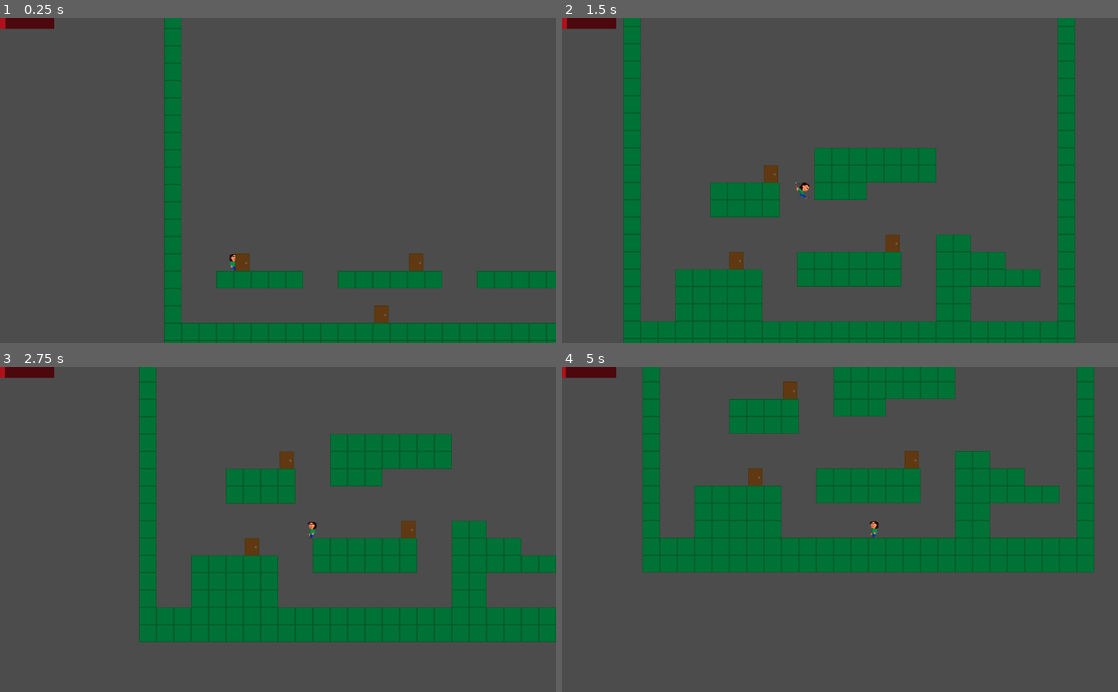
Above: before the commit, frames 1-4 (two rows, left to right).
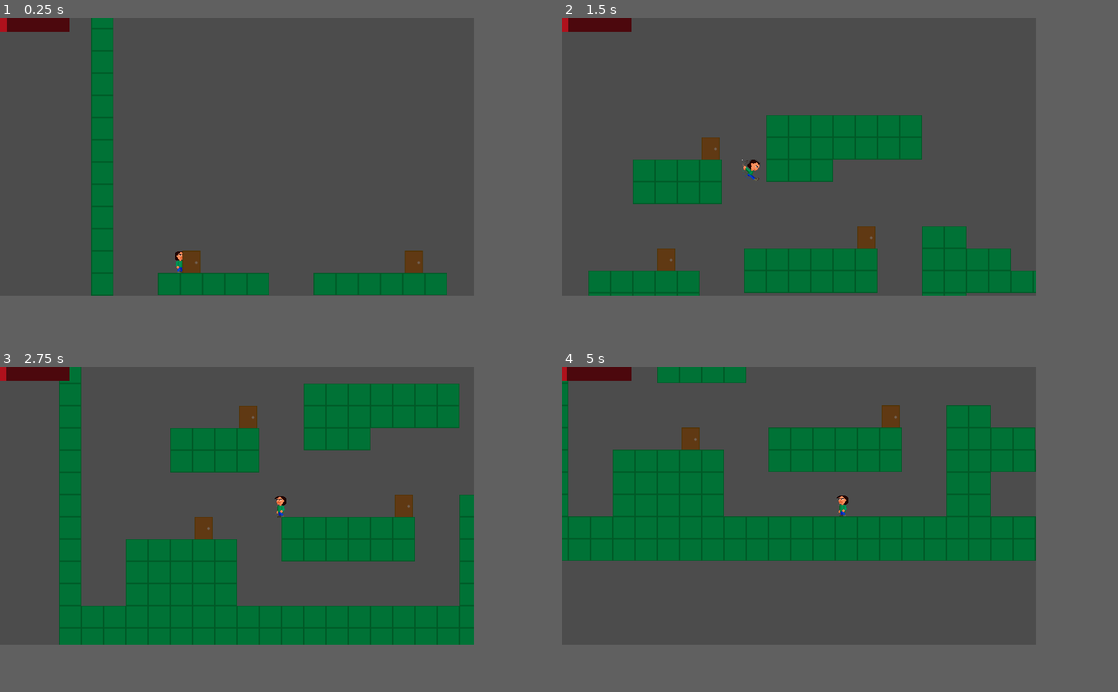
Above: after the commit, the same moments.

Repository: Jantho1990/ld44-janus
Game: Godot game, scene res://screens/MainGame.tscn
The game is run twice, just before and just after one commit, with the same random seed, the same clock (stepped at 60 frames per second) and the same inputs.
Inputs:
- Up to frame 1 (0.25 s): no input
- Up to frame 2 (1.5 s): tap Enter (ui_accept) at 0.5, 0.77 s; hold Right (ui_right) from 0.53 s (still down); tap E (interact) at 0.6, 1.35 s
- Up to frame 3 (2.75 s): tap Enter (ui_accept) at 1.52 s; release Right (ui_right) at 2.03 s; hold Left (ui_left) from 2.03 s (still down); tap E (interact) at 2.1 s
- Up to frame 4 (5 s): release Left (ui_left) at 2.78 s; hold Right (ui_right) 2.78-4.28 s; tap E (interact) at 2.85, 3.6, 4.35 s; tap Enter (ui_accept) at 3.02, 3.77, 4.52 s; hold Left (ui_left) from 4.28 s (still down)
In our replay, the window is 800x468 before the commit and 682x400 after it. These sizes can differ from the game's own. Grey fills any space a smaller window leaves; there, only what the larger window draws over its background counts as a difference.

The runs differ from the first frame. In frame 1, 14% of the frame differs, in the area x 0-100%, y 0-100%; in frame 2, 28%; in frame 3, 29%; in frame 4, 30%, in the area x 0-96%, y 0-64%.

Commit message:
changed window size for the game

Diff:
--- a/project.godot
+++ b/project.godot
@@ -51,6 +51,13 @@
 EventBus="*res://scripts/EventBus.gd"
 Sound="*res://scripts/Sound.gd"
 
+[display]
+
+window/size/width=682
+window/size/height=400
+window/stretch/mode="2d"
+window/stretch/aspect="expand"
+
 [input]
 
 interact={
